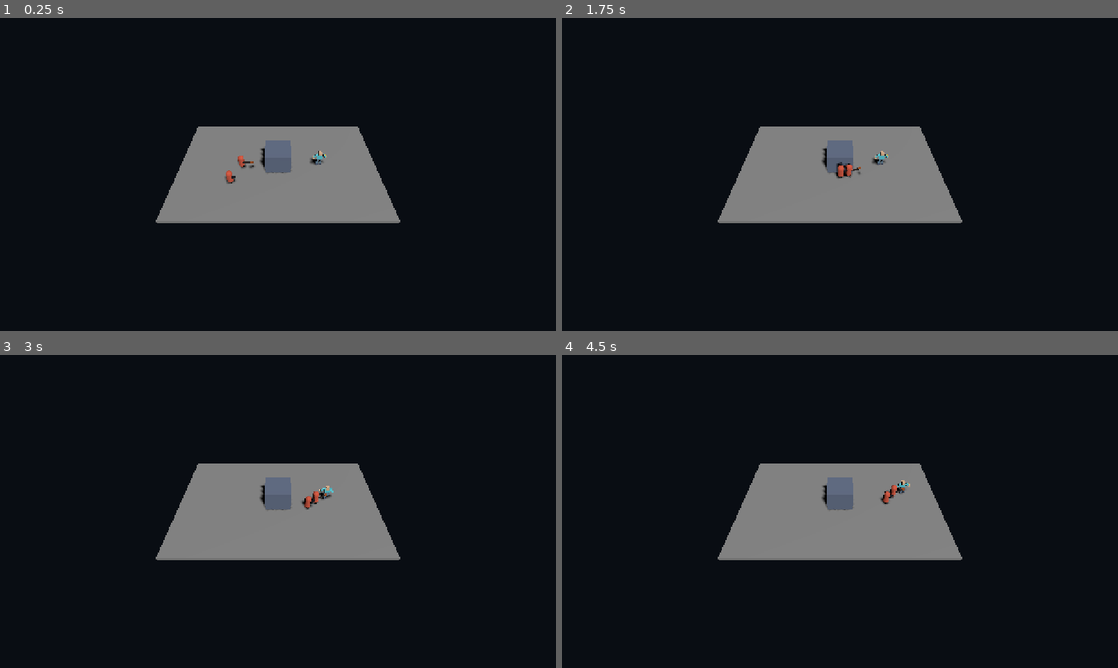
Above: before the commit, frames 1-4 (two rows, left to right).
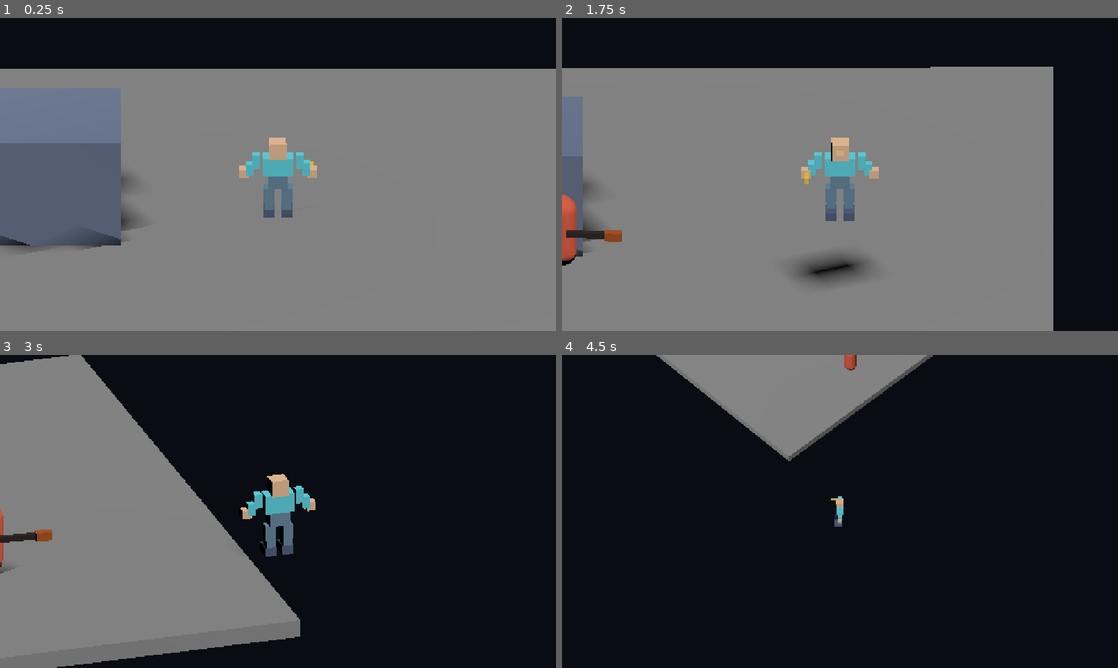
Above: after the commit, the same moments.

Repository: bravado/ACTION-5
Game: Godot game, scene res://demo/ai/encounter.tscn
Same seed, same stepped clock (60 frames per second), same inputs: the game is played once before the commit and once after it. This scene is started directly instead of the project's main scene.
Inputs (mouse positions are in pixels of both pictures, inside the frame that each line leads up to):
- Up to frame 1 (0.25 s): no input
- Up to frame 2 (1.75 s): tap Enter at 0.5 s; move the mouse to (962, 158) at 0.52 s; hold D (move_right, bound only after the commit) 0.53-1.28 s; tap Ctrl (actor_crouch, bound only after the commit) at 0.6 s; click (962, 158) at 0.67 s; tap Space (actor_jump, bound only after the commit) at 0.77, 1.52 s; move the mouse to (728, 190) at 1.27 s; hold S (move_down, bound only after the commit) from 1.28 s (still down); tap Alt (actor_dodge, bound only after the commit) at 1.35 s
- Up to frame 3 (3 s): move the mouse to (333, 442) at 2.02 s; release S (move_down, bound only after the commit) at 2.03 s; hold D (move_right, bound only after the commit) 2.03-2.78 s; hold Shift (actor_run, bound only after the commit) 2.03-2.78 s; move the mouse to (250, 574) at 2.77 s; hold W (move_up, bound only after the commit) from 2.78 s (still down); tap X (actor_slide, bound only after the commit) at 2.85 s; click (250, 574) at 2.92 s
- Up to frame 4 (4.5 s): tap Space (actor_jump, bound only after the commit) at 3.02, 3.77 s; move the mouse to (1006, 558) at 3.52 s; release W (move_up, bound only after the commit) at 3.53 s; hold A (move_left, bound only after the commit) from 3.53 s (still down); tap 1 (view_1, bound only after the commit) at 3.6 s; move the mouse to (673, 464) at 4.27 s; tap 3 (view_3, bound only after the commit) at 4.35 s

The runs differ from the first frame. In frame 1, 74% of the frame differs, in the area x 0-100%, y 16-100%; in frame 2, 65%; in frame 3, 42%; in frame 4, 20%.

Commit message:
docs(d07): document enemy authoring and wire five-view physics regression [full-e2e]

Diff:
--- a/demo/ai/encounter.tscn
+++ b/demo/ai/encounter.tscn
@@ -1,9 +1,13 @@
-[gd_scene load_steps=11 format=3]
+[gd_scene load_steps=14 format=3]
 
 [ext_resource type="Script" path="res://demo/ai/encounter.gd" id="1"]
 [ext_resource type="PackedScene" path="res://demo/player.tscn" id="2"]
 [ext_resource type="PackedScene" path="res://demo/ai/melee_enemy.tscn" id="3"]
 [ext_resource type="PackedScene" path="res://demo/ai/ranged_enemy.tscn" id="4"]
+[ext_resource type="Script" path="res://addons/action5/camera/view_manager.gd" id="5"]
+[ext_resource type="Script" path="res://addons/action5/camera/camera_rig.gd" id="6"]
+[ext_resource type="Script" path="res://addons/action5/camera/view_input.gd" id="7"]
+[ext_resource type="Script" path="res://addons/action5/input/actor_input_adapter.gd" id="8"]
 
 [sub_resource type="BoxShape3D" id="floor_shape"]
 size = Vector3(24, 0.4, 16)
@@ -53,10 +57,21 @@
 [node name="Ranged" parent="." instance=ExtResource("4")]
 position = Vector3(-6, 0.15, 3)
 
-[node name="ObserverCamera" type="Camera3D" parent="."]
-position = Vector3(0, 18, 18)
-rotation_degrees = Vector3(-48, 0, 0)
+[node name="ViewManager" type="Node" parent="."]
+script = ExtResource("5")
+initial_view_index = 1
+
+[node name="CameraRig" type="Node3D" parent="ViewManager"]
+script = ExtResource("6")
+
+[node name="Camera3D" type="Camera3D" parent="ViewManager/CameraRig"]
 current = true
+
+[node name="ViewInput" type="Node" parent="."]
+script = ExtResource("7")
+
+[node name="ActorInput" type="Node" parent="."]
+script = ExtResource("8")
 
 [node name="Sun" type="DirectionalLight3D" parent="."]
 rotation_degrees = Vector3(-50, 25, 0)
--- a/tests/d07_suite.gd
+++ b/tests/d07_suite.gd
@@ -19,6 +19,8 @@
     arena.position = Vector3(500, 0, 500)
     tree.root.add_child(arena)
     var player := arena.get_node("Player") as CharacterBody3D
+    var views := arena.get_node("ViewManager")
+    arena.get_node("ActorInput").set_enabled(false)
     var melee := arena.get_node("Melee") as CharacterBody3D
     var ranged := arena.get_node("Ranged") as CharacterBody3D
     var melee_ai := melee.get_node("AIController")
@@ -57,7 +59,16 @@
         "Opaque central obstacle actually blocks ranged acquisition sight")
     var start_melee: Vector3 = melee.global_position
     var start_ranged: Vector3 = ranged.global_position
-    await _ticks(tree, 210)
+    var positions_before_views: Array[Vector3] = [melee.global_position, ranged.global_position]
+    for index in [0, 1, 2, 3, 4, 2, 3, 0, 4, 1]:
+        views.switch_view(index)
+        await _ticks(tree, 2)
+    verify.call(melee_ai.target == player and ranged_ai.target == player
+        and melee_health.current_health > 0 and ranged_health.current_health > 0
+        and melee.global_position != positions_before_views[0]
+        and ranged.global_position != positions_before_views[1],
+        "F1-F5 camera switches leave both AI actors navigating with persistent HP")
+    await _ticks(tree, 190)
     verify.call(melee.global_position.distance_to(start_melee) > 1.5
         and ranged.global_position.distance_to(start_ranged) > 0.5,
         "Both actors chase around the real obstacle with D03 movement physics")
Not shown, changed: AGENTS.md
Not shown, changed: PLAN.md
Not shown, added: docs/ai.md
